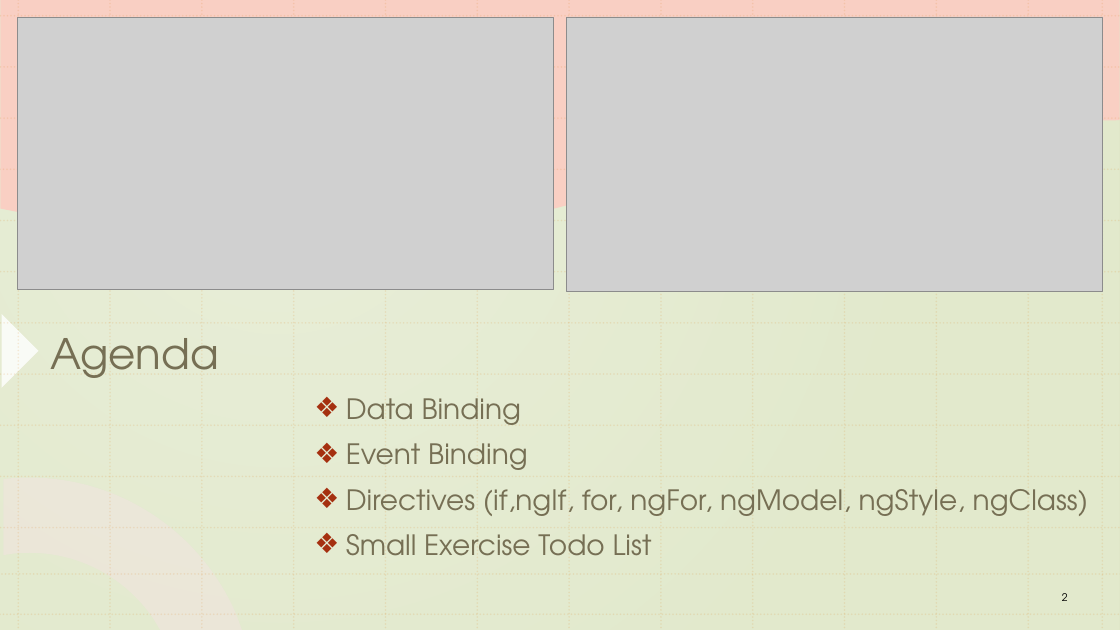
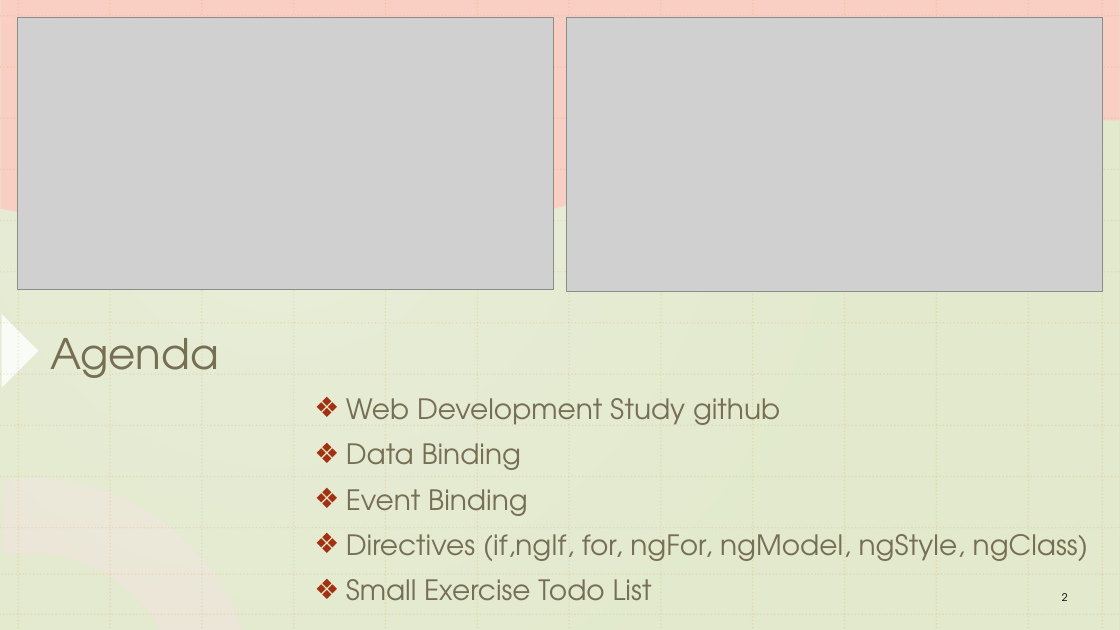
Before and after one commit to sthoang62/Web-Development-Study, a slide deck: slide 2 of Angular/AngularPart2.pptx. Drawn at 1120x630 pixels with LibreOffice and Linux fonts; fonts in the diff are those of the drawing; grey boxes stand for pictures. Boxes give left, top, right and bottom in pixels: in the first picture for what was removed or moved away, otherwise in the second. Text is boxed around its words. In the diff, an @@ line names an element or a change of style, - is before the commit and + after.

Commit message:
Update to include github

```diff
--- a/Angular/AngularPart2.pptx
+++ b/Angular/AngularPart2.pptx
@@ text at bbox=[346, 398, 780, 425]: paragraph added @@
+❖ Web Development Study github
```
Also in this commit, not shown: 1 slide added.
